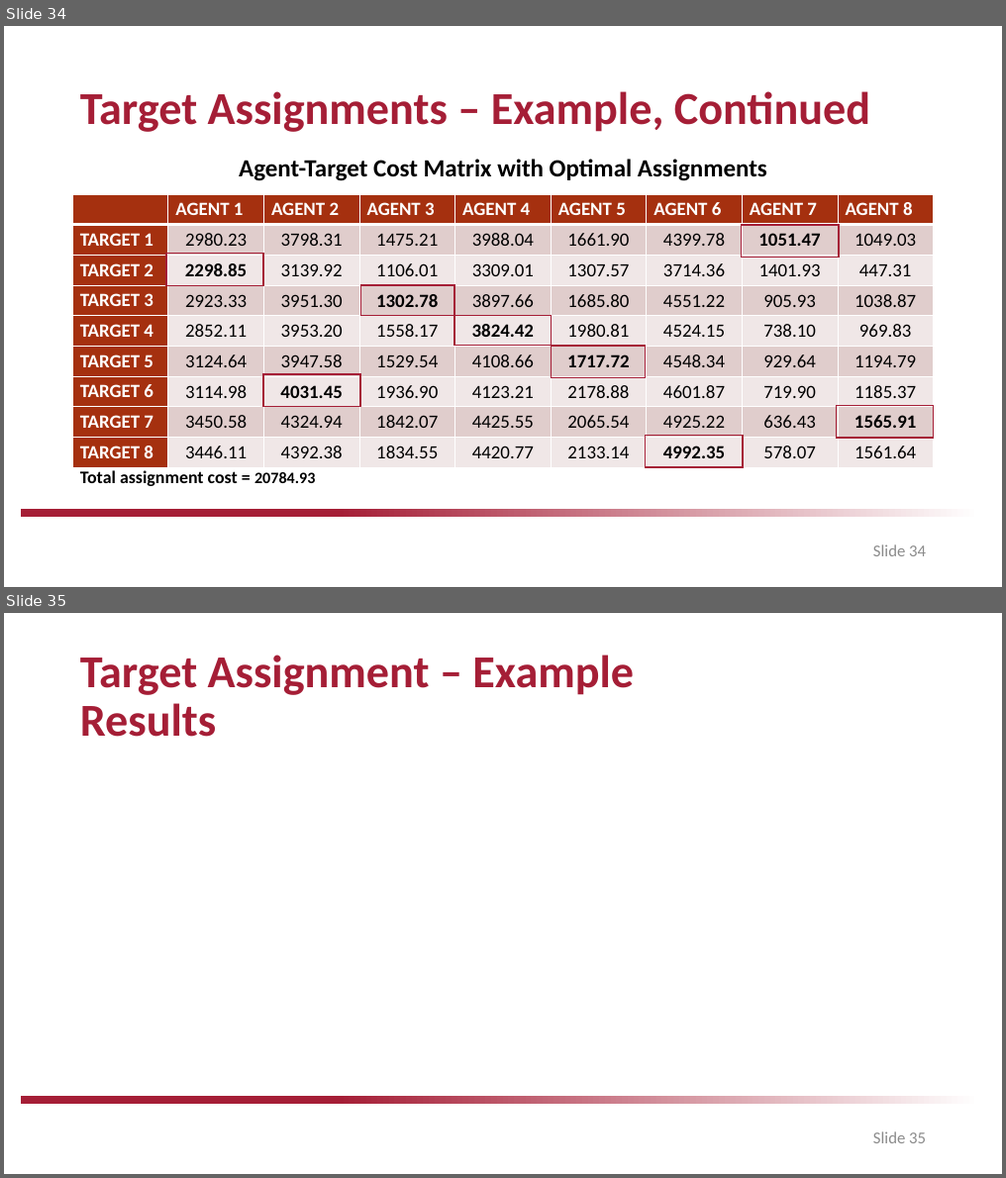
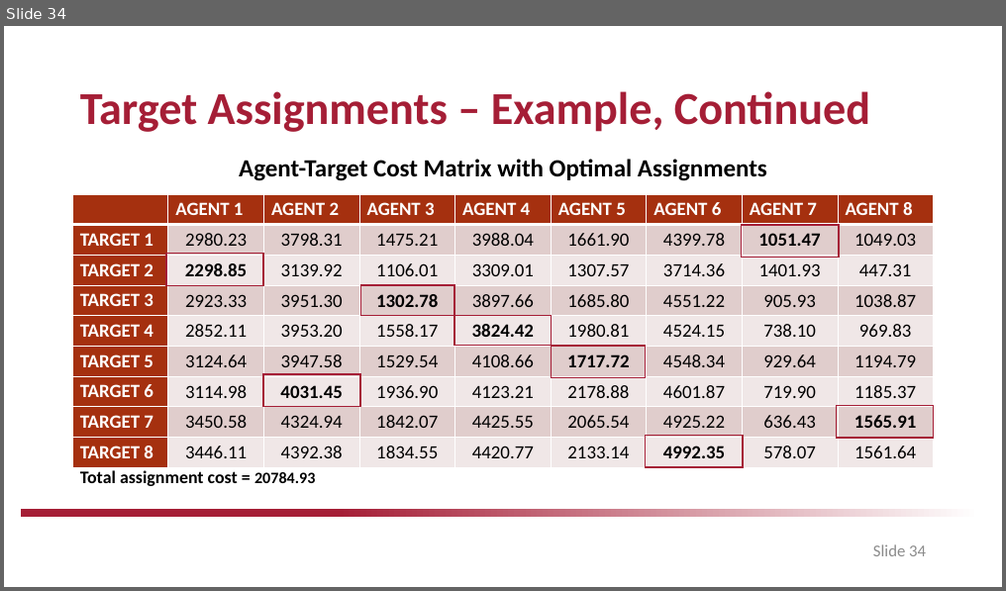
Before and after one commit to drjdlarson/angst, a slide deck: saved_simulations/CE/Springer_Culminating_Experience_Project.pptx. Shown one above the other, each under a label of ours: slides 34 and 35 before the commit, slide 34 after it. The pictures are 1006x1178 and 1006x591 pixels, drawn with LibreOffice and Linux fonts; fonts in the diff are those of the drawing; background and template pictures are left out. Boxes give left, top, right and bottom in pixels: in the first picture for what was removed or moved away, otherwise in the second. Text is boxed around its words. In the diff, an @@ line names an element or a change of style, - is before the commit and + after.

```diff
--- a/saved_simulations/CE/Springer_Culminating_Experience_Project.pptx
+++ b/saved_simulations/CE/Springer_Culminating_Experience_Project.pptx
@@ slide 35 removed at bbox=[4, 613, 1002, 1174], background #FFFFFF; not listed: 1 template element that a slide beside it also shows @@
@@ title removed at bbox=[80, 655, 634, 737] @@
-Target Assignment – Example
-Results
@@ page number removed at bbox=[873, 1132, 926, 1144] @@
-Slide 35
```
Also in this commit, not shown: 2 slides added, 1 other file.
